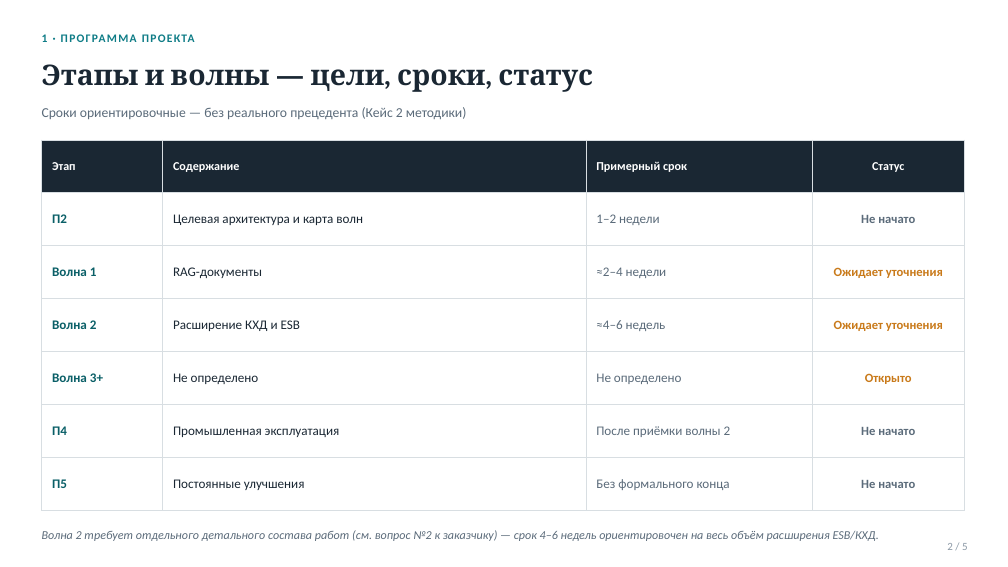
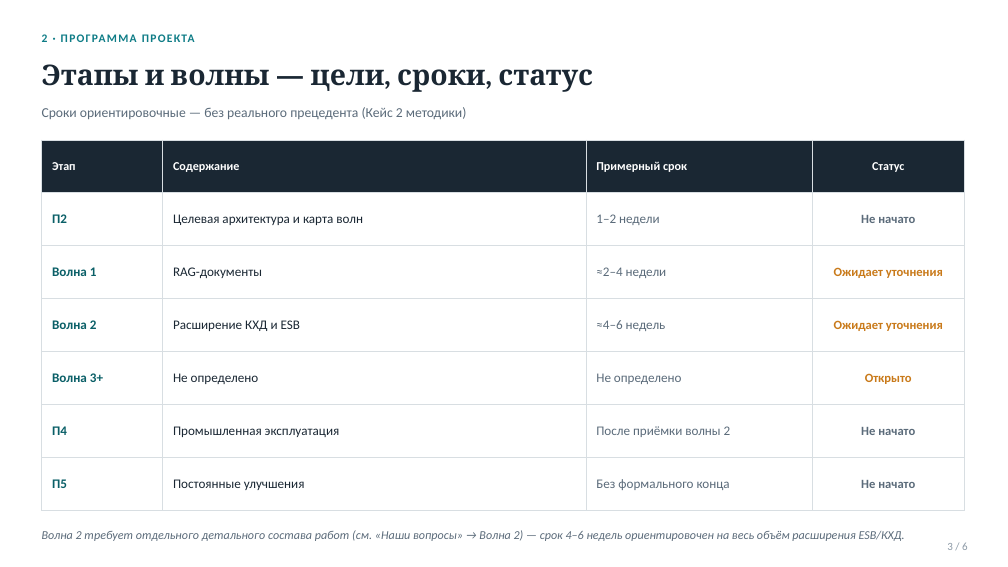
Before and after one commit to vladilslavandrosov-prog/job-RAG, a slide deck: slide 3 of docs/presentations/case-27-proekt-d8-skoup-i-voprosy.pptx (slide 2 before the commit). Drawn at 1008x567 pixels with LibreOffice and Linux fonts; fonts in the diff are those of the drawing. Boxes give left, top, right and bottom in pixels: in the first picture for what was removed or moved away, otherwise in the second. Text is boxed around its words. In the diff, an @@ line names an element or a change of style, - is before the commit and + after.

```diff
--- a/docs/presentations/case-27-proekt-d8-skoup-i-voprosy.pptx
+++ b/docs/presentations/case-27-proekt-d8-skoup-i-voprosy.pptx
@@ text at (42,530,905,541): text changed @@
-Волна 2 требует отдельного детального состава работ (см. вопрос №2 к заказчику) — срок 4–6 недель ориентировочен на весь объём расширения ESB/КХД.
+Волна 2 требует отдельного детального состава работ (см. «Наши вопросы» → Волна 2) — срок 4–6 недель ориентировочен на весь объём расширения ESB/КХД.
```
Also in this commit, not shown: 3 other slides changed, 2 slides added, 1 slide removed, 3 other files.
